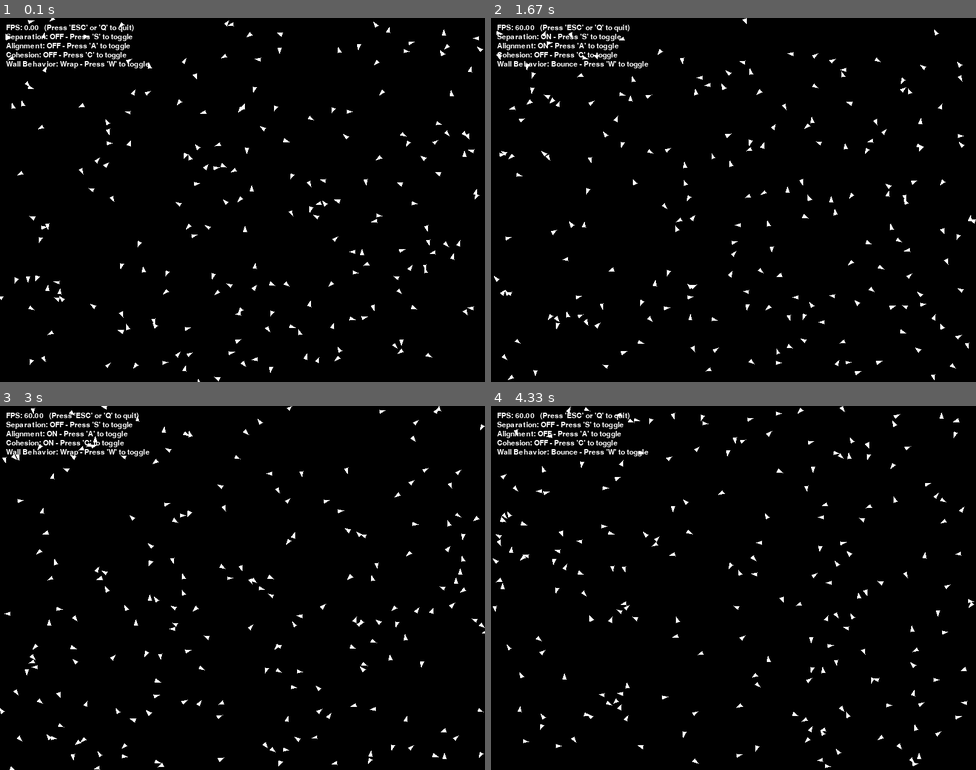
Above: before the commit, frames 1-4 (two rows, left to right).
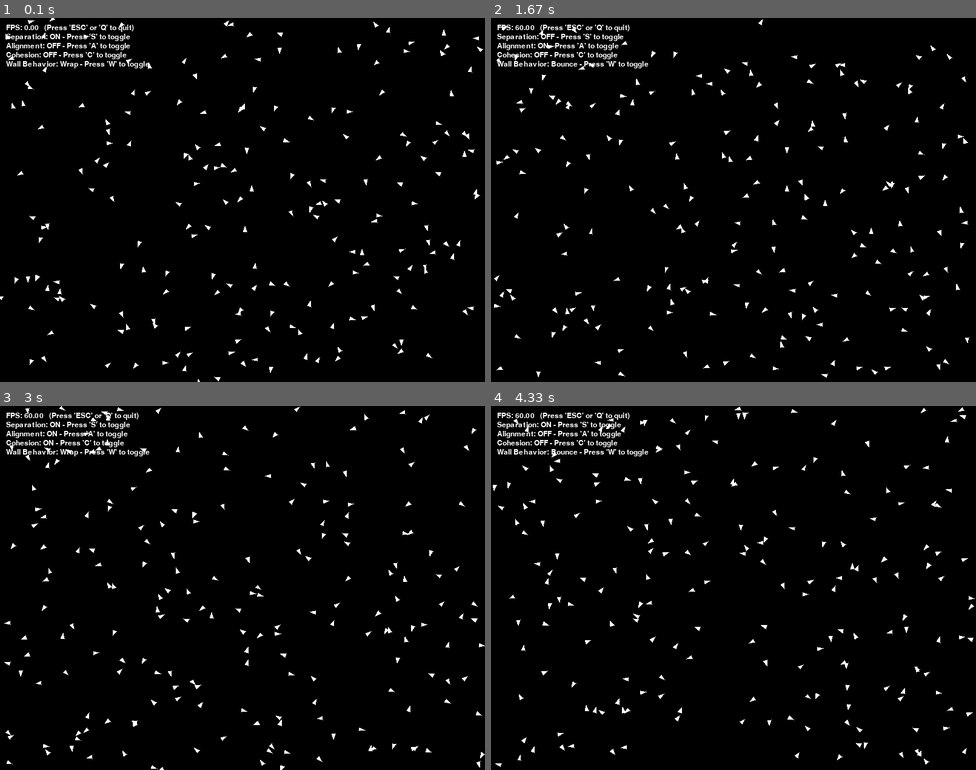
Above: after the commit, the same moments.

Repository: victor-oganwo/lab8-pygame
Game: pygame game, started from boids_exam.py
The game is run twice, just before and just after one commit, with the same random seed, the same clock (stepped at 60 frames per second) and the same inputs.
Inputs:
- Up to frame 1 (0.1 s): no input
- Up to frame 2 (1.67 s): hold W 0.33-0.8 s; hold A 0.83-1.37 s; hold S from 1.4 s (still down)
- Up to frame 3 (3 s): release S at 1.7 s; hold A 1.73-2.13 s; tap C at 1.88 s; hold W 2.17-2.53 s; hold S 2.57-2.93 s; hold A from 2.97 s (still down)
- Up to frame 4 (4.33 s): tap C at 3.12 s; release A at 3.43 s; hold W 3.47-3.77 s; hold A from 3.8 s (still down)

The runs differ from the first frame. In frame 1, 0.2% of the frame differs, in the area x 1-99%, y 1-96%; in frame 2, 2.9%; in frame 3, 3.0%; in frame 4, 3.1%, in the area x 0-100%, y 0-100%.

Commit message:
exam: q12 - boids separation

Diff:
--- a/boids_exam.py
+++ b/boids_exam.py
@@ -19,7 +19,7 @@
     # You may have to adjust these parameters to get good results, but they should be a good starting point for tuning the behaviors.
 
     # Separation is the behavior where boids steer away from nearby boids to avoid crowding
-    SEPARATION_ON: bool = False  # Toggle separation behavior on/off
+    SEPARATION_ON: bool = True  # Toggle separation behavior on/off
     SEPARATION_DISTANCE: int = BOID_SIZE * 15  # Minimum distance to maintain from other boids
     SEPARATION_STEER_STRENGTH: float = 5 # How strongly boids steer away from neighbors (vector-based)
 
@@ -101,6 +101,18 @@
     # Then sum these vectors to get the overall separation steering force.
     def _separation(self, boids: List['Boid']) -> pygame.Vector2:
         steer : pygame.Vector2 = pygame.Vector2(0, 0)
+        for other in boids:
+            if other is self:
+                continue
+
+            distance: float = math.hypot(self.x - other.x, self.y - other.y)
+            if distance == 0 or distance > config.SEPARATION_DISTANCE:
+                continue
+
+            # Close boids push harder, so crowded groups spread out faster.
+            away: pygame.Vector2 = pygame.Vector2(self.x - other.x, self.y - other.y)
+            steer += away.normalize() / distance
+
         return steer
 
     # Alignment: steer toward the average direction of nearby boids:
@@ -136,6 +148,11 @@
         # using the defined strengths (*_STEER_STRENGTH) for each behavior.
 
         self._random_steer()
+
+        if config.SEPARATION_ON:
+            separation: pygame.Vector2 = self._separation(boids)
+            self.vx += separation.x * config.SEPARATION_STEER_STRENGTH
+            self.vy += separation.y * config.SEPARATION_STEER_STRENGTH
 
         # Update the boid's position based on its velocity.
         self.x += self.vx * dt_seconds
Not shown, changed: MY_EXAM.md
